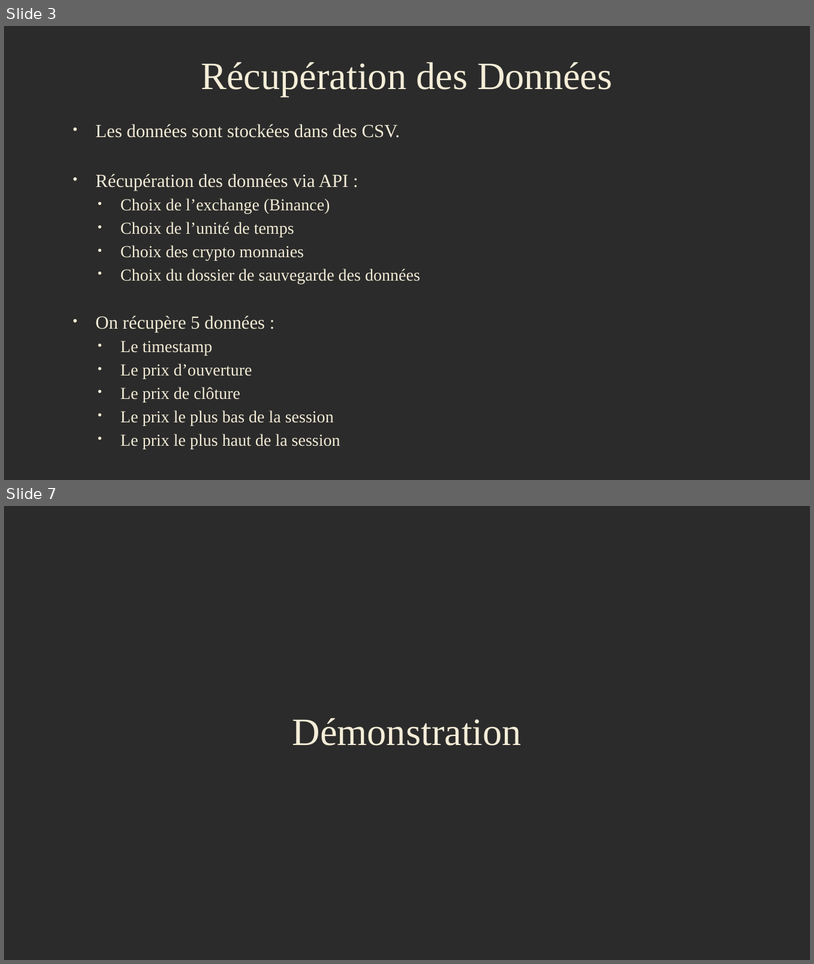
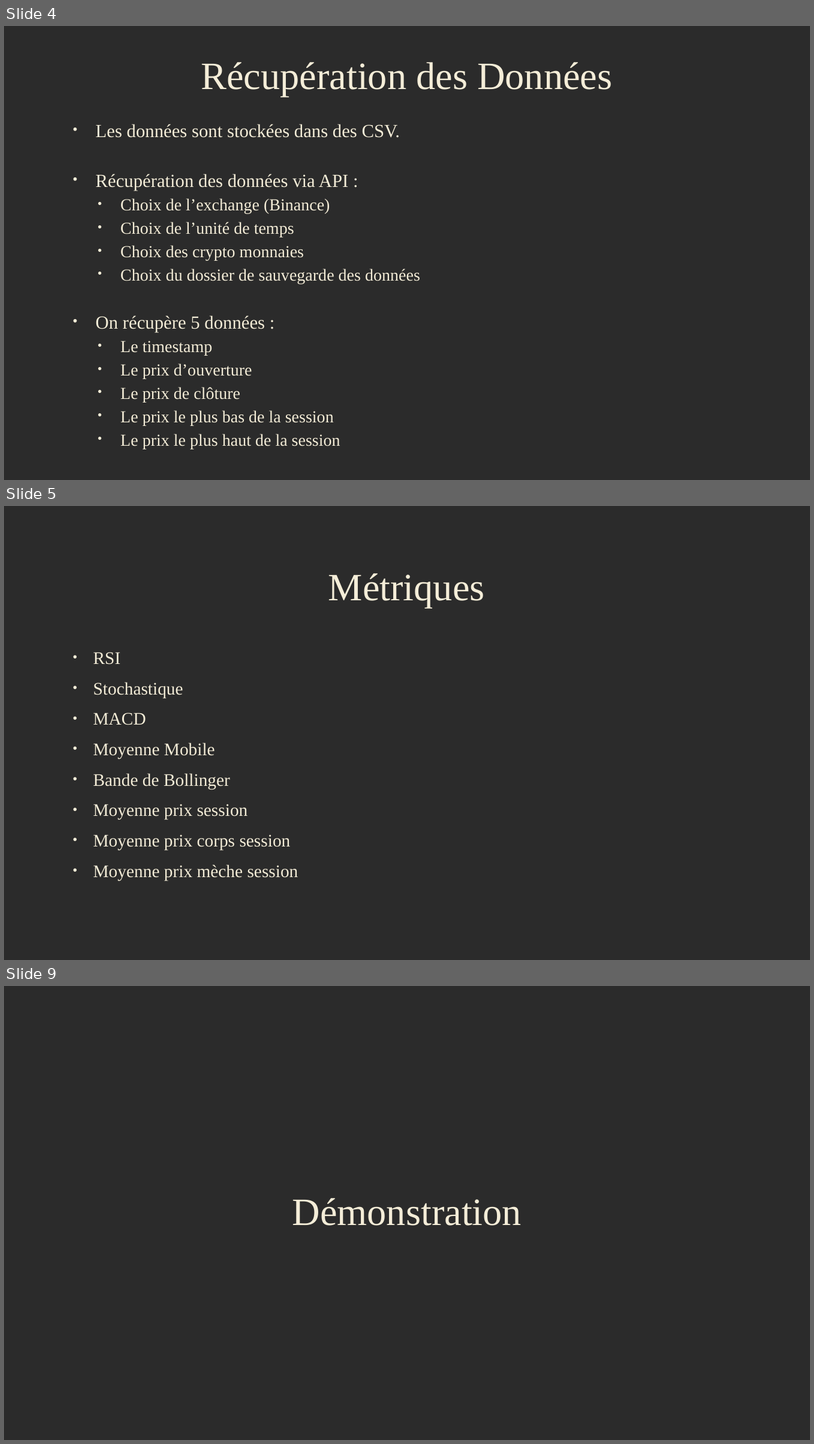
Before and after one commit to Yann-Fournier/MoneyTime, a slide deck: Presentation.odp. Shown one above the other, each under a label of ours: slides 3 and 7 before the commit, slides 4, 5 and 9 after it; the slides between them are not shown. The pictures are 814x964 and 814x1444 pixels, drawn with LibreOffice and Linux fonts; fonts in the diff are those of the drawing; background and template pictures are left out; a plain dark background stands for a picture behind light text. Boxes give left, top, right and bottom in pixels: in the first picture for what was removed or moved away, otherwise in the second. Text is boxed around its words. In the diff, an @@ line names an element or a change of style, - is before the commit and + after.

```diff
--- a/Presentation.odp
+++ b/Presentation.odp
@@ slide 5 added at (x1=4, y1=506, x2=810, y2=960), background picture (left out) @@
@@ title added at (x1=329, y1=573, x2=485, y2=607), 46 pt, text #F4EDD8 @@
+Métriques
@@ text added at (x1=93, y1=652, x2=299, y2=880), 21 pt, text #F4EDD8 @@
+• RSI
+• Stochastique
+• MACD
+• Moyenne Mobile
+• Bande de Bollinger
+• Moyenne prix session
+• Moyenne prix corps session
+• Moyenne prix mèche session
@@ what was slide 3 is now slide 4 @@
@@ what was slide 7 is now slide 9 @@
```
Also in this commit, not shown: 1 slide changed, 4 other slides added, 3 slides removed.
